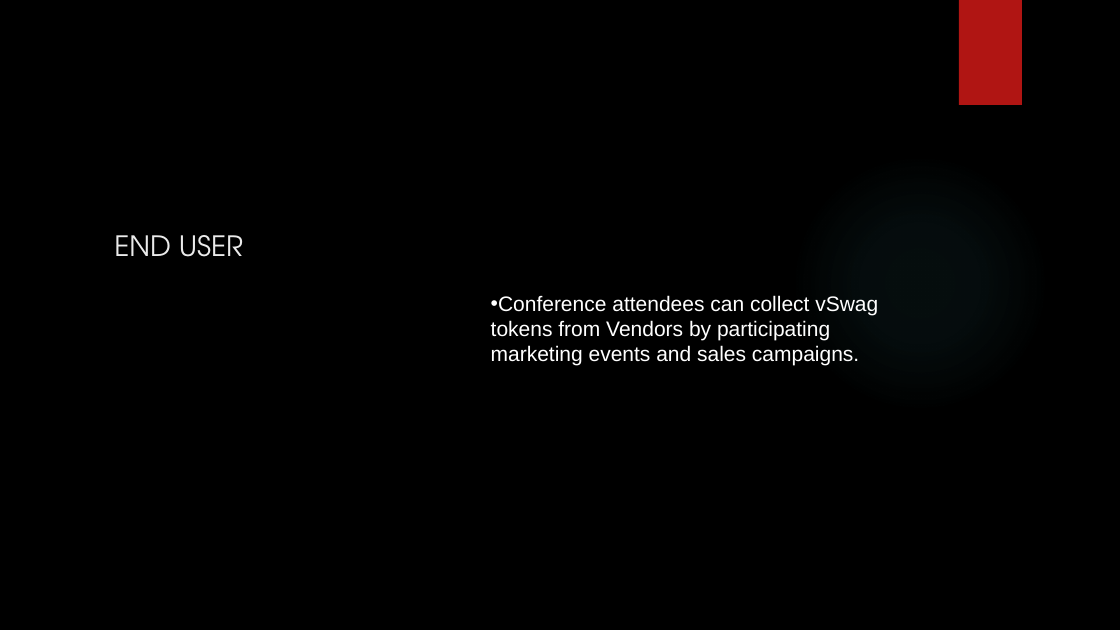
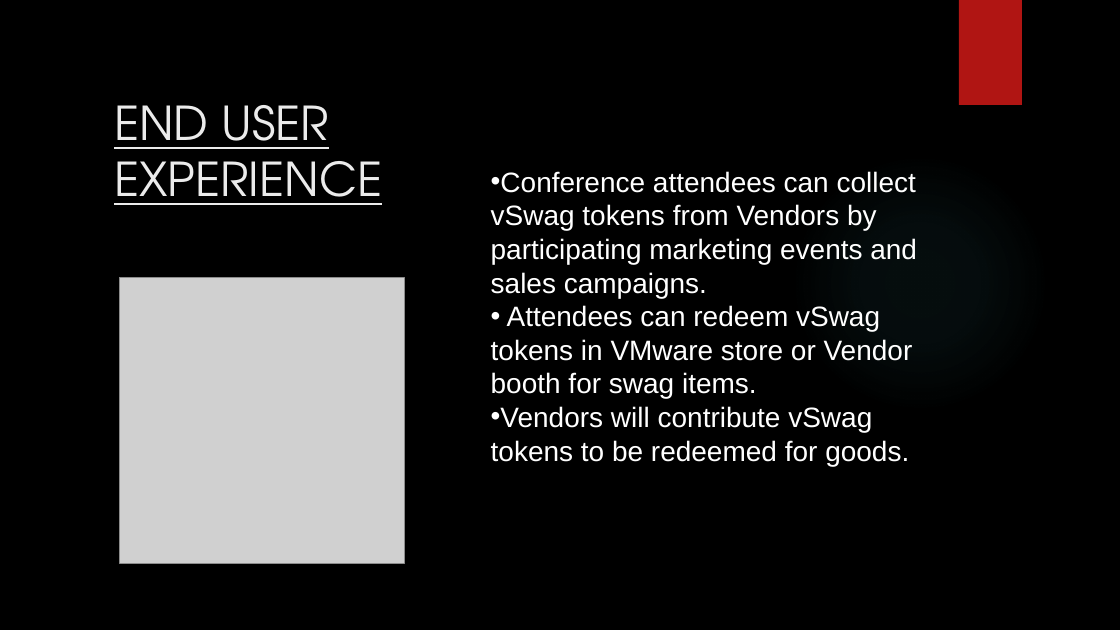
Before and after one commit to collin-thomas/vmware2018, a slide deck: slide 3 of Concord + VMWorld customer Relations.pptx. Drawn at 1120x630 pixels with LibreOffice and Linux fonts; fonts in the diff are those of the drawing; grey boxes stand for pictures; background and template pictures are left out. Boxes give left, top, right and bottom in pixels: in the first picture for what was removed or moved away, otherwise in the second. Text is boxed around its words. In the diff, an @@ line names an element or a change of style, - is before the commit and + after.

```diff
--- a/Concord + VMWorld customer Relations.pptx
+++ b/Concord + VMWorld customer Relations.pptx
@@ title at [114,105,382,205]: text changed; size 24 to 40 pt @@
-END USER
+END USER EXPERIENCE
@@ text "Conference attendees can collect vSwag ...": place and size @@
-text "Conference attendees can collect vSwag ..." at [491,295,878,366]
+text "Conference attendees can collect vSwag ..." at [491,171,917,466]
@@ text at [491,171,917,298]: size 18 to 24 pt in "Conference attendees can collect vSwag tokens from ..." @@
@@ picture added at [120,278,406,564] @@
@@ text at [491,305,913,466]: paragraphs added @@
+• Attendees can redeem vSwag tokens in VMware store or Vendor booth for swag items.
+• Vendors will contribute vSwag tokens to be redeemed for goods.
```
Also in this commit, not shown: 1 other slide changed, 2 slides added.
